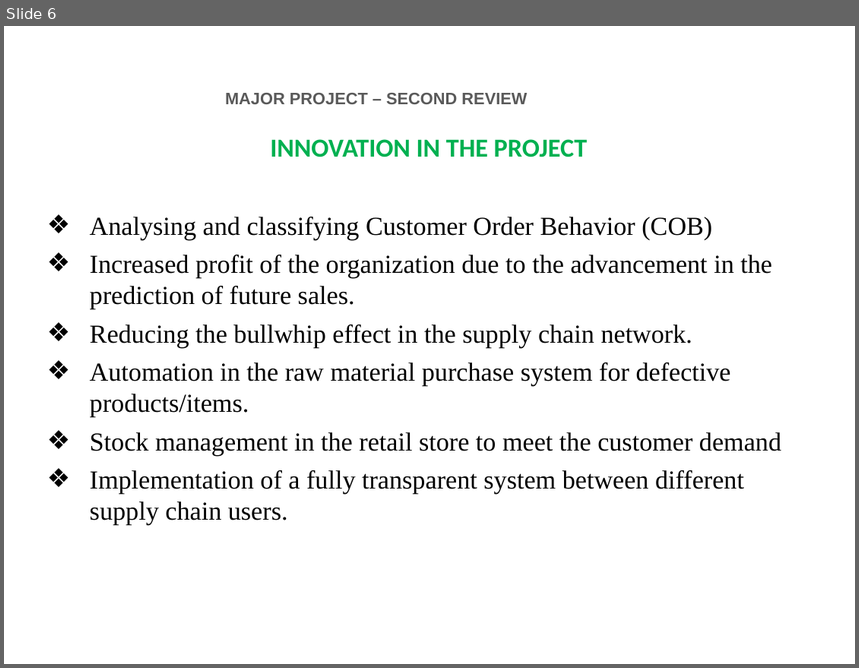
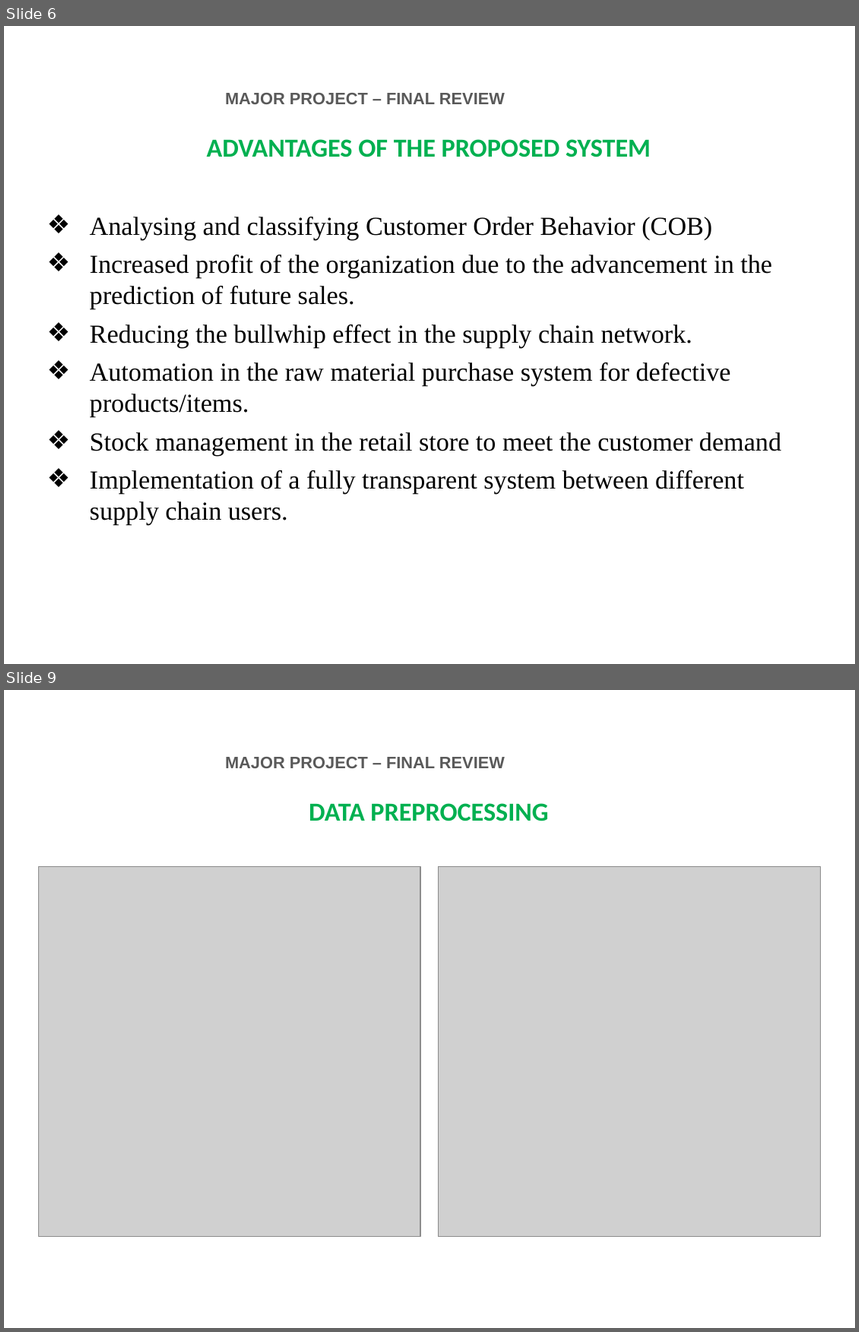
Before and after one commit to 24tarun/UG-project-Demand-Forecasting, a slide deck: FINAL_YEAR_PROJECT_PPT.pptx. Shown one above the other, each under a label of ours: slide 6 before the commit, slides 6 and 9 after it; the slides between them are not shown. The pictures are 859x668 and 859x1332 pixels, drawn with LibreOffice and Linux fonts; fonts in the diff are those of the drawing; grey boxes stand for pictures; background and template pictures are left out. Boxes give left, top, right and bottom in pixels: in the first picture for what was removed or moved away, otherwise in the second. Text is boxed around its words. In the diff, an @@ line names an element or a change of style, - is before the commit and + after.

```diff
--- a/FINAL_YEAR_PROJECT_PPT.pptx
+++ b/FINAL_YEAR_PROJECT_PPT.pptx
@@ slide 9 added at [4,690,855,1328], background picture (left out) @@
@@ text added at [686,720,819,746], 14 pt, text #FFFFFF, bold @@
+CS8811
@@ text added at [225,757,505,768], 14 pt, text #595959, bold @@
+MAJOR PROJECT – FINAL REVIEW
@@ text added at [309,803,548,821], 22 pt, text #00B050, bold @@
+DATA PREPROCESSING
@@ picture added at [39,867,420,1237] @@
@@ picture added at [439,867,820,1237] @@
@@ slide 6 changed as well @@
@@ text at [225,93,505,104]: text changed @@
-MAJOR PROJECT – SECOND REVIEW
+MAJOR PROJECT – FINAL REVIEW
@@ text at [207,139,651,157]: text changed @@
-INNOVATION IN THE PROJECT
+ADVANTAGES OF THE PROPOSED SYSTEM
```
Also in this commit, not shown: 11 other slides changed, 5 other slides added, 5 slides removed, 22 other files.
